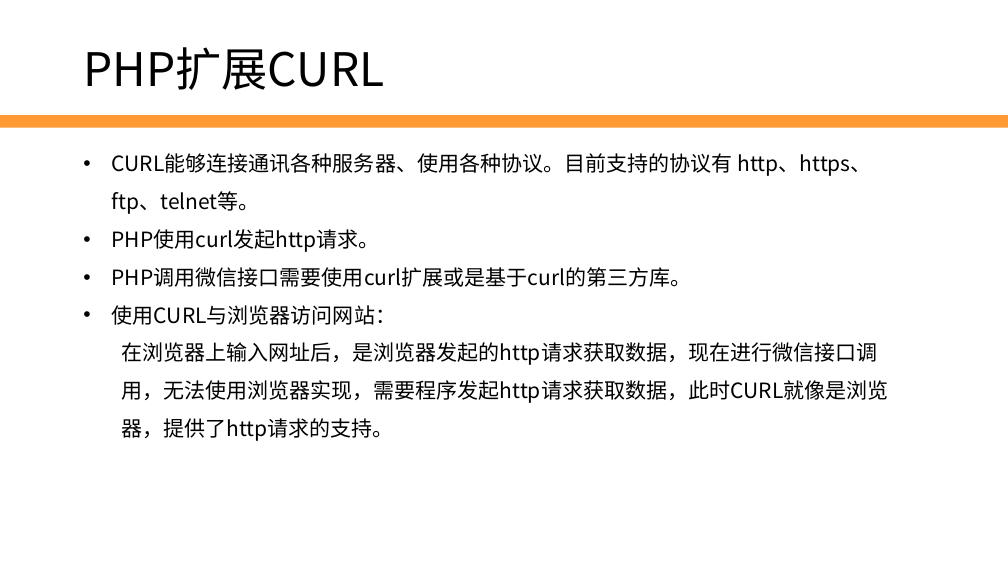
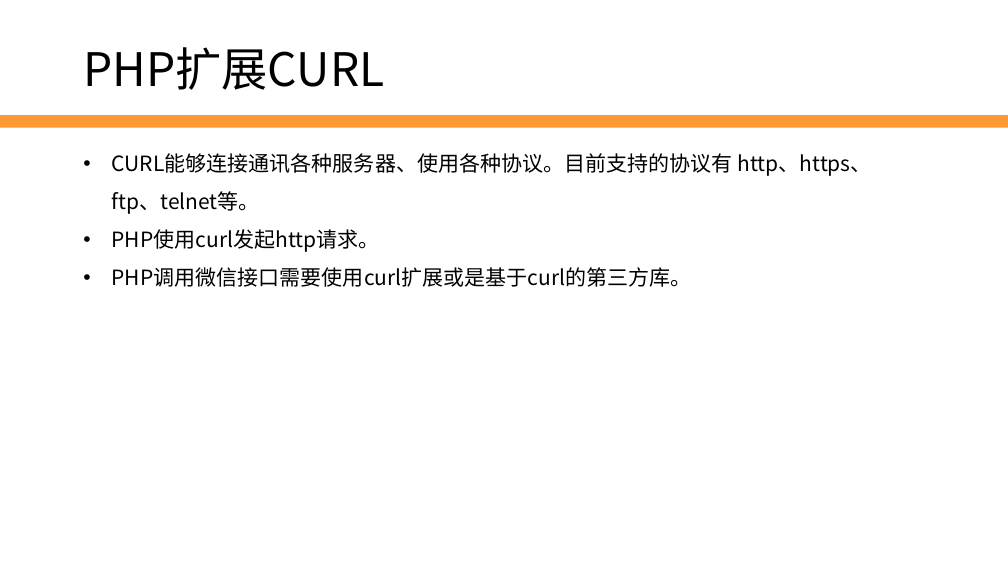
Before and after one commit to edu2act/2017-2018_1st_Wechat_Web_Programming, a slide deck: slide 10 of meterials/slides/ch05 user-defined-menu.pptx. Drawn at 1008x567 pixels with LibreOffice and Linux fonts; fonts in the diff are those of the drawing; background and template pictures are left out. Boxes give left, top, right and bottom in pixels: in the first picture for what was removed or moved away, otherwise in the second. Text is boxed around its words. In the diff, an @@ line names an element or a change of style, - is before the commit and + after.

```diff
--- a/meterials/slides/ch05 user-defined-menu.pptx
+++ b/meterials/slides/ch05 user-defined-menu.pptx
@@ text at (112,305,889,441): paragraphs removed @@
-• 使用CURL与浏览器访问网站：
-  在浏览器上输入网址后，是浏览器发起的http请求获取数据，现在进行微信接口调用，无法使用浏览器实现，需要程序发起http请求获取数据，此时CURL就像是浏览器，提供了http请求的支持。
```
Also in this commit, not shown: 1 other file.
